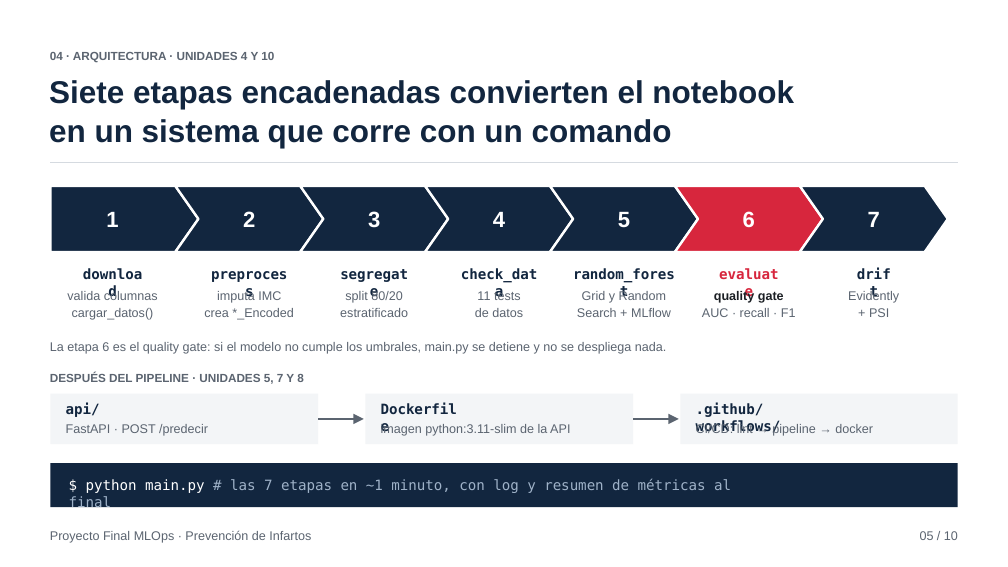
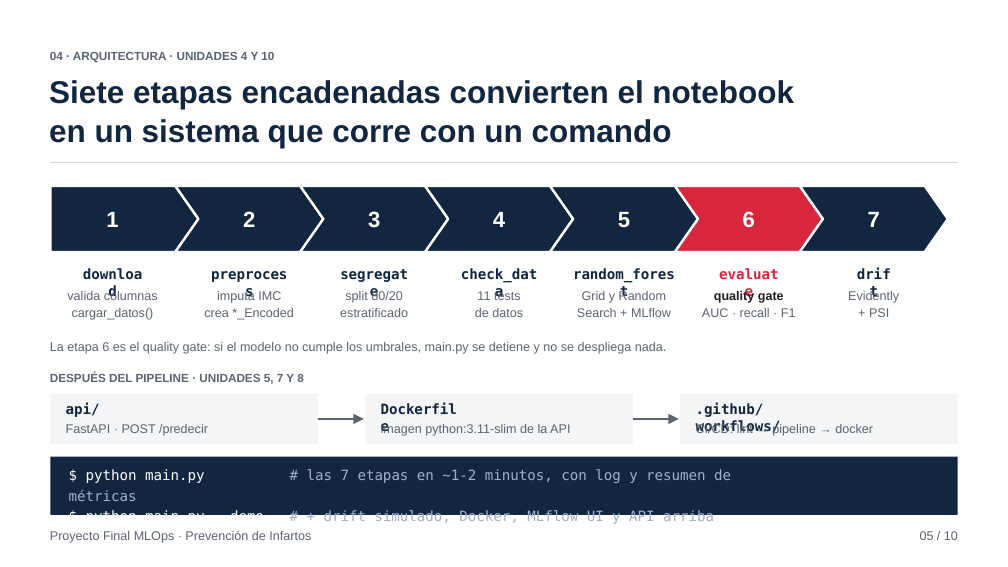
Before and after one commit to hangelo83/Mlops-proyectofinal, a slide deck: slide 5 of docs/presentacion_mlops_infartos.pptx. Drawn at 1008x567 pixels with LibreOffice and Linux fonts; fonts in the diff are those of the drawing. Boxes give left, top, right and bottom in pixels: in the first picture for what was removed or moved away, otherwise in the second. Text is boxed around its words. In the diff, an @@ line names an element or a change of style, - is before the commit and + after.

Commit message:
Presentación: comando python main.py --demo y URL real del repositorio
Láminas 5 y 10 y sus notas; diseño sin cambios.

```diff
--- a/docs/presentacion_mlops_infartos.pptx
+++ b/docs/presentacion_mlops_infartos.pptx
@@ rectangle: place and size @@
-rectangle at (51,463,958,507)
+rectangle at (51,457,958,515)
@@ text at (86,469,731,524): text changed @@
-$ python main.py # las 7 etapas en ~1 minuto, con log y resumen de métricas al final
+$ python main.py # las 7 etapas en ~1-2 minutos, con log y resumen de métricas
+$ python main.py --demo # + drift simulado, Docker, MLflow UI y API arriba
```
Also in this commit, not shown: 1 other slide changed.
